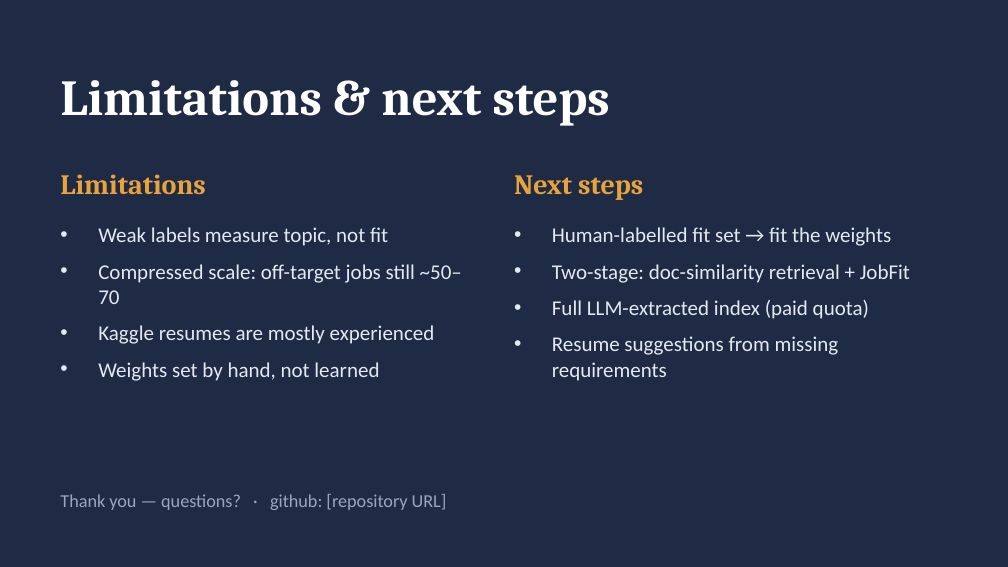
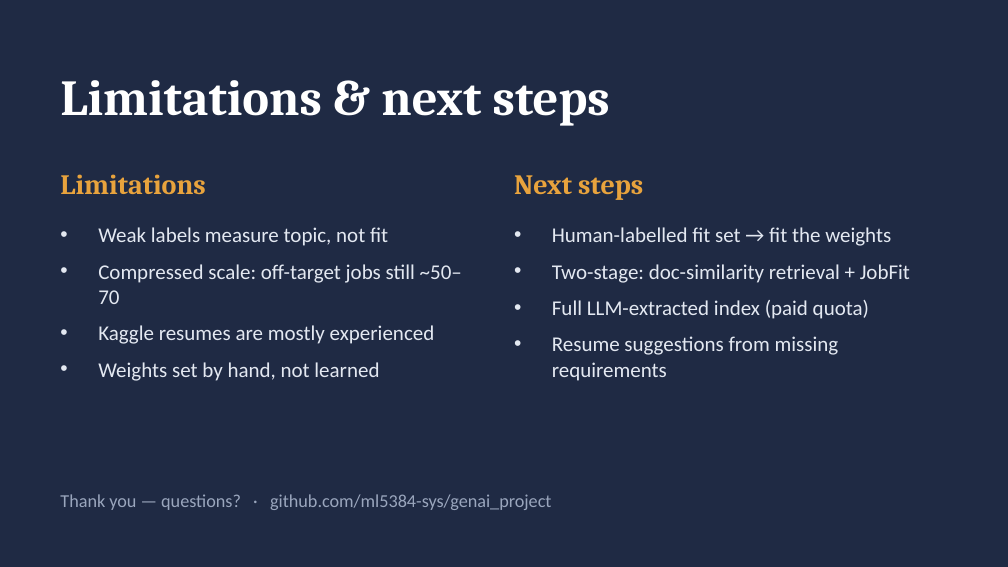
Before and after one commit to ml5384-sys/genai_project, a slide deck: slide 10 of docs/JobFit_Presentation.pptx. Drawn at 1008x567 pixels with LibreOffice and Linux fonts; fonts in the diff are those of the drawing. Boxes give left, top, right and bottom in pixels: in the first picture for what was removed or moved away, otherwise in the second. Text is boxed around its words. In the diff, an @@ line names an element or a change of style, - is before the commit and + after.

```diff
--- a/docs/JobFit_Presentation.pptx
+++ b/docs/JobFit_Presentation.pptx
@@ text at bbox=[60, 494, 551, 510]: text changed @@
-Thank you — questions? · github: [repository URL]
+Thank you — questions? · github.com/ml5384-sys/genai_project
```
Also in this commit, not shown: 4 other files.
